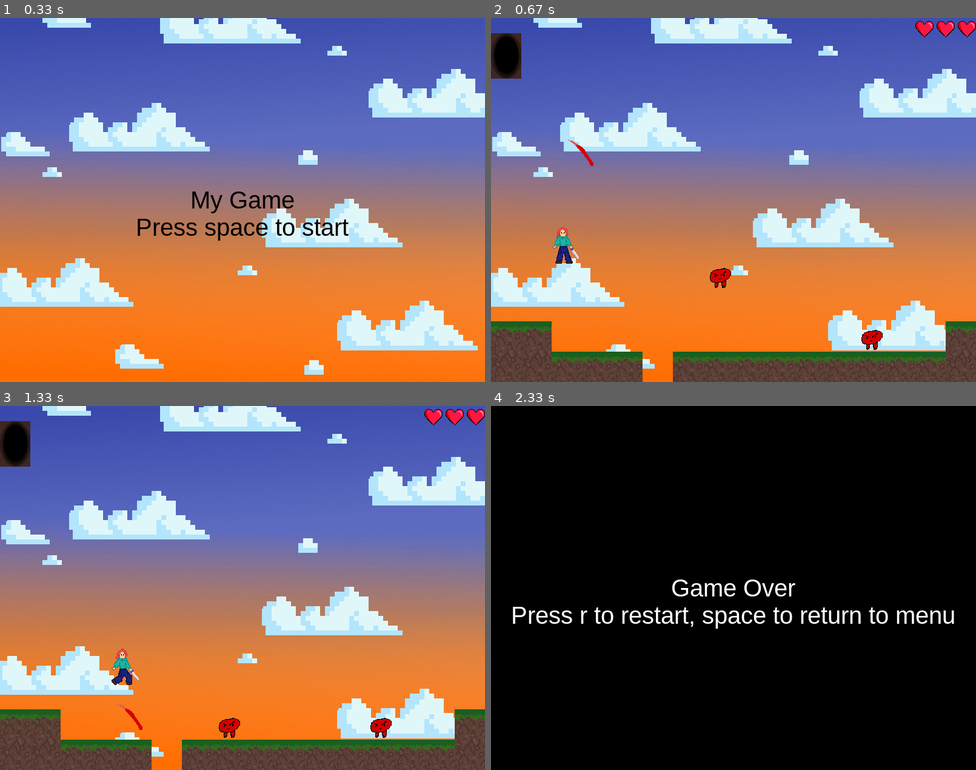
Above: before the commit, frames 1-4 (two rows, left to right).
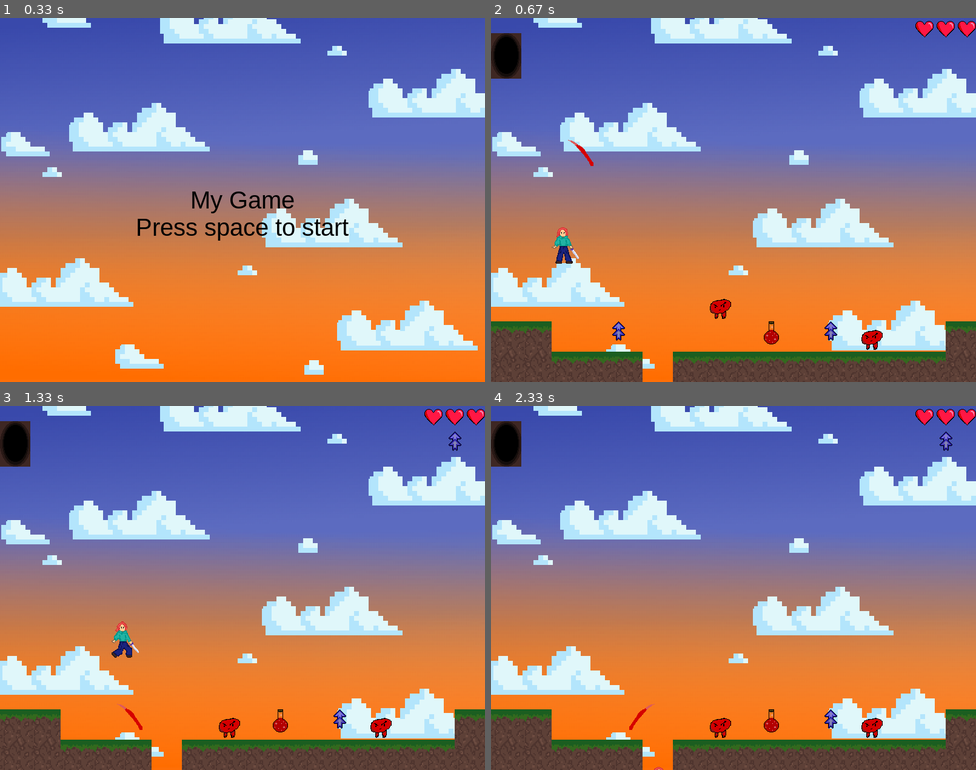
Above: after the commit, the same moments.

Repository: chadzinska/pygame_1
Game: pygame game, started from main.py
The game is run twice, just before and just after one commit, with the same random seed, the same clock (stepped at 60 frames per second) and the same inputs.
Inputs:
- Up to frame 1 (0.33 s): no input
- Up to frame 2 (0.67 s): tap Space at 0.33 s
- Up to frame 3 (1.33 s): hold Right 0.67-1.13 s; tap Space at 0.73, 1.03, 1.23 s; hold Up from 1.17 s (still down)
- Up to frame 4 (2.33 s): release Up at 1.47 s; hold Right 1.5-1.97 s; tap Space at 1.57, 1.87, 2.07 s; hold Left from 2 s (still down)

Frame 1 is identical in both runs. In frame 2, 0.6% of the frame differs, in the area x 25-72%, y 68-90%; in frame 3, 0.8%; in frame 4, 99%, in the area x 0-100%, y 0-100%.

Commit message:
Functioning power ups

Diff:
--- a/main.py
+++ b/main.py
@@ -27,7 +27,7 @@
 player_size = (45, 60)
 
 # functions/classes that are helpful for game creation, not necessarily used in the actual game
-def draw_grid():
+def draw_grid(): # Draws gridlines over the level
 	for line in range(0, 20):
 		pygame.draw.line(screen, (255, 255, 255), (0, line * tile_size), (SCREEN_WIDTH, line * tile_size))
 		pygame.draw.line(screen, (255, 255, 255), (line * tile_size, 0), (line * tile_size, SCREEN_HEIGHT))
@@ -67,7 +67,7 @@
         self.tile_list = [] # List containing all the terrain and its co-ordinates for the level
 
         row_count = 0
-        for row in data:
+        for row in data: # iterating through each row
             col_count = 0
             for tile in row:
                 if tile == 1 or tile == 2:
@@ -83,6 +83,11 @@
                 elif tile == 3:
                     enemy = Enemy((col_count * tile_size + 8), (row_count * tile_size + 15))
                     all_sprites.add(enemy)
+                elif tile == 4:
+                    strengthboost = Strengthboost((col_count * tile_size), (row_count * tile_size))
+                elif tile == 5:
+                    jumpboost = Jumpboost((col_count * tile_size), (row_count * tile_size))
+
 
                 col_count += 1
             row_count += 1
@@ -104,7 +109,7 @@
     [0, 0, 0, 0, 0, 0, 0, 0, 0, 0, 0, 0, 0, 0, 0, 0],
     [0, 0, 0, 0, 0, 0, 0, 0, 0, 0, 0, 0, 0, 0, 0, 0],
     [0, 0, 0, 0, 0, 0, 0, 0, 0, 0, 0, 0, 0, 0, 0, 0],
-    [2, 2, 0, 0, 0, 0, 0, 3, 0, 0, 0, 0, 3, 0, 0, 2],
+    [2, 2, 0, 0, 5, 0, 0, 3, 0, 4, 0, 5, 3, 0, 0, 2],
     [1, 1, 2, 2, 2, 0, 2, 2, 2, 2, 2, 2, 2, 2, 2, 1],
 ]
 
@@ -112,18 +117,17 @@
     def __init__(self, x, y):
         super(Enemy, self).__init__()
         all_sprites.add(self)
-        self.surf = pygame.image.load("images/enemy1_r.png").convert_alpha() #self.surf has to be self.image instead for draw function to work
+        self.surf = pygame.image.load("images/enemy1_r.png").convert_alpha()
         self.surf.set_colorkey((0,0,0,0), pygame.RLEACCEL)
         self.rect = self.surf.get_rect()
         self.rect.x = x
         self.rect.y = y
         self.health = 5
-        self.jump_velocity = 15
+        self.jump_velocity = 12
         self.yvelocity = 0
         self.jumping = False
         self.width = self.surf.get_width()
         self.height = self.surf.get_height()
-
 
     def update(self):
         dy = 0
@@ -158,25 +162,19 @@
 
         self.hit()
 
-
-
-
     def jump(self):
         if not self.jumping:
             self.jumping = True
             self.yvelocity = -self.jump_velocity
 
-    def damage(self, damage):
-        print("hit!")
+    def damage(self, damage): # what to do if the enemy is hit
         self.health -= damage
         if self.health == 0:
             self.kill()
 
-    def hit(self):
+    def hit(self): # if in contact with the player, hurt the player
         if player.rect.colliderect(self.rect):
             player.damage()
-
-
 
 
 
@@ -206,9 +204,10 @@
         self.jump_velocity = 15
         self.yvelocity = 0
         self.walk_speed = 3
-        # action variables
+        # temporary states
         self.jumping = False
         self.attacking = False
+        self.sore = False # A variable checking whether the player has taken damage recently
         # where the player appears when the game starts based on the coordinates provided
         self.rect.x = x
         self.rect.y = y
@@ -216,12 +215,17 @@
         self.width = self.surf.get_width()
         self.height = self.surf.get_height()
 
-        #health
+        # health
         self.health = 3
         self.heart_1 = Heart(SCREEN_WIDTH - 100, 5)
         self.heart_2 = Heart(SCREEN_WIDTH - 65, 5)
         self.heart_3 = Heart(SCREEN_WIDTH - 30, 5)
-        self.sore = False # A variable checking whether the player has taken damage recently
+
+        self.strength = 1
+
+        # powerups
+        self.strengthboosted = False
+        self.jumpboosted = False
 
 
 
@@ -282,6 +286,7 @@
                     dy = tile[1].top - self.rect.bottom
                     self.yvelocity = 0
                     self.jumping = False
+                    self.doublejumping = False
                     ''' note to self for future
                     use elif if you don't want the second condition to execute immediately after the first
                     '''
@@ -324,6 +329,10 @@
         if not self.jumping:
             self.jumping = True
             self.yvelocity = -self.jump_velocity
+        # double jump logic. pretty complex but each condition on its own makes sense
+        elif self.jumping and self.jumpboosted and self.yvelocity > self.yvelocity // 3 and not self.doublejumping:
+            self.doublejumping = True
+            self.yvelocity = -self.jump_velocity * 2 // 3 # found 2/3 of the original jump velocity to feel right for the double jump
 
     def attack(self):
         if not self.attacking:
@@ -335,6 +344,45 @@
             self.health -= 1
             self.sore = True # Starts the counter making the player invincible for a short time
             self.sorecounter = 0
+
+
+
+# powerups
+''' These should inherit from a powerup class, as they are almost identical,
+    but we couldn't get it working '''
+class Strengthboost(pygame.sprite.Sprite):
+    def __init__(self, x, y):
+        super(Strengthboost, self).__init__()
+        self.surf = pygame.image.load("images/strength_potion.png").convert_alpha()
+        self.surf.set_colorkey((0,0,0,0), pygame.RLEACCEL)
+        self.rect = self.surf.get_rect()
+        self.rect.x = x
+        self.rect.y = y
+        all_sprites.add(self)
+
+    def update(self):
+        if player.rect.colliderect(self.rect):
+            player.strengthboosted = True
+            player.strength = 5
+            all_sprites.remove(self)
+            strengthboost_display = Strengthboost(SCREEN_WIDTH - 100, 40) # Show next to hearts that the player has the powerup
+
+class Jumpboost(pygame.sprite.Sprite):
+    def __init__(self, x, y):
+        super(Jumpboost, self).__init__()
+        self.surf = pygame.image.load("images/jump_boost.png").convert_alpha()
+        self.surf.set_colorkey((0,0,0,0), pygame.RLEACCEL)
+        self.rect = self.surf.get_rect()
+        self.rect.x = x
+        self.rect.y = y
+        all_sprites.add(self)
+
+    def update(self):
+        if player.rect.colliderect(self.rect):
+            player.jumpboosted = True
+            player.jump_velocity = 20
+            all_sprites.remove(self)
+            jumpboost_display = Jumpboost(SCREEN_WIDTH - 60, 42)
 
 class Attack(pygame.sprite.Sprite):
     def __init__(self, x, y, direction):
@@ -369,7 +417,7 @@
     def hit(self):
         for sprite in all_sprites:
             if sprite.rect.colliderect(self.rect) and self.active == True: # Check if you're hitting an enemy
-                sprite.damage(1) # Damage the enemy
+                sprite.damage(player.strength) # Damage the enemy
                 self.active = False # One attack can only damage an enemy once, instead of hitting it once every frame
 
 class Heart(pygame.sprite.Sprite):
@@ -425,6 +473,7 @@
 all_sprites = pygame.sprite.Group() # A container class to hold and manage multiple Sprite objects. https://www.pygame.org/docs/ref/sprite.html#pygame.sprite.Group
 attacks = pygame.sprite.Group()
 enemies = pygame.sprite.Group()
+powerups = pygame.sprite.Group()
 
 world = World(world_data)
 exit = Exit(0, 25)
Binary file added: images/jump_boost.png
Binary file added: images/strength_potion.png
